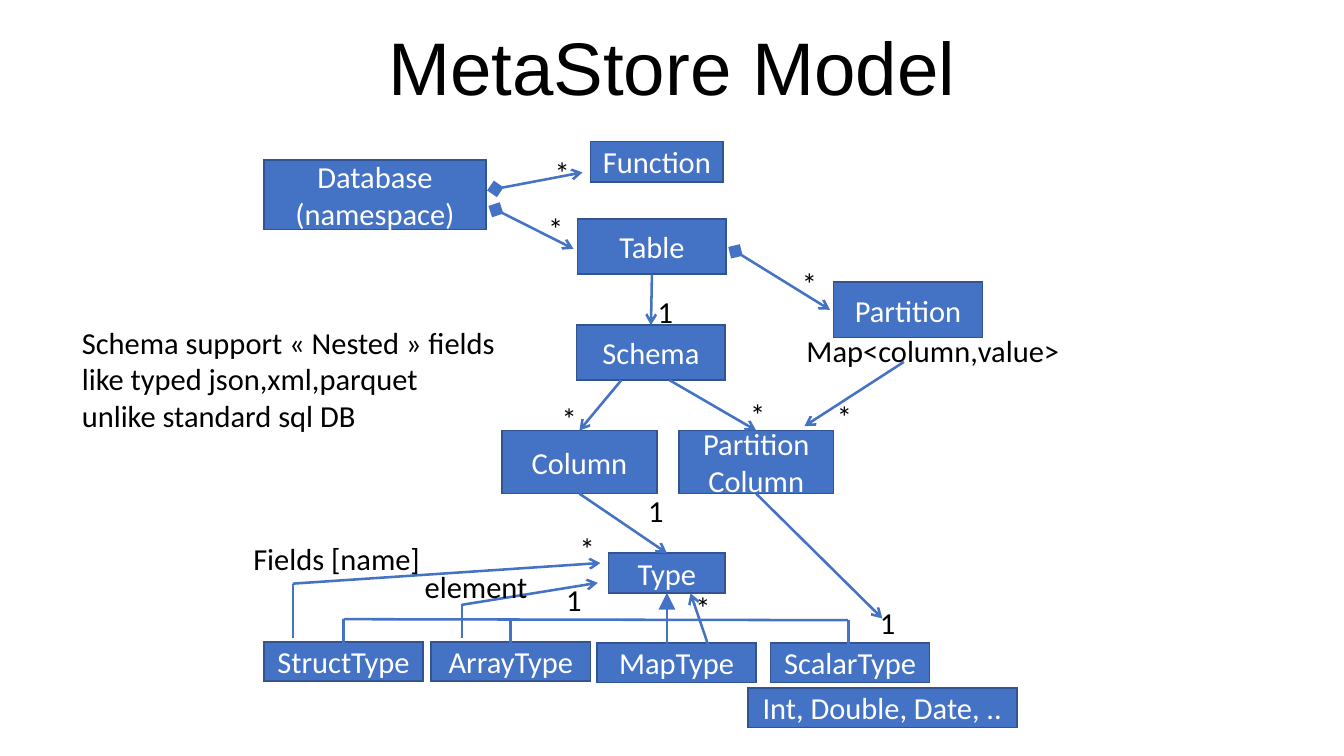
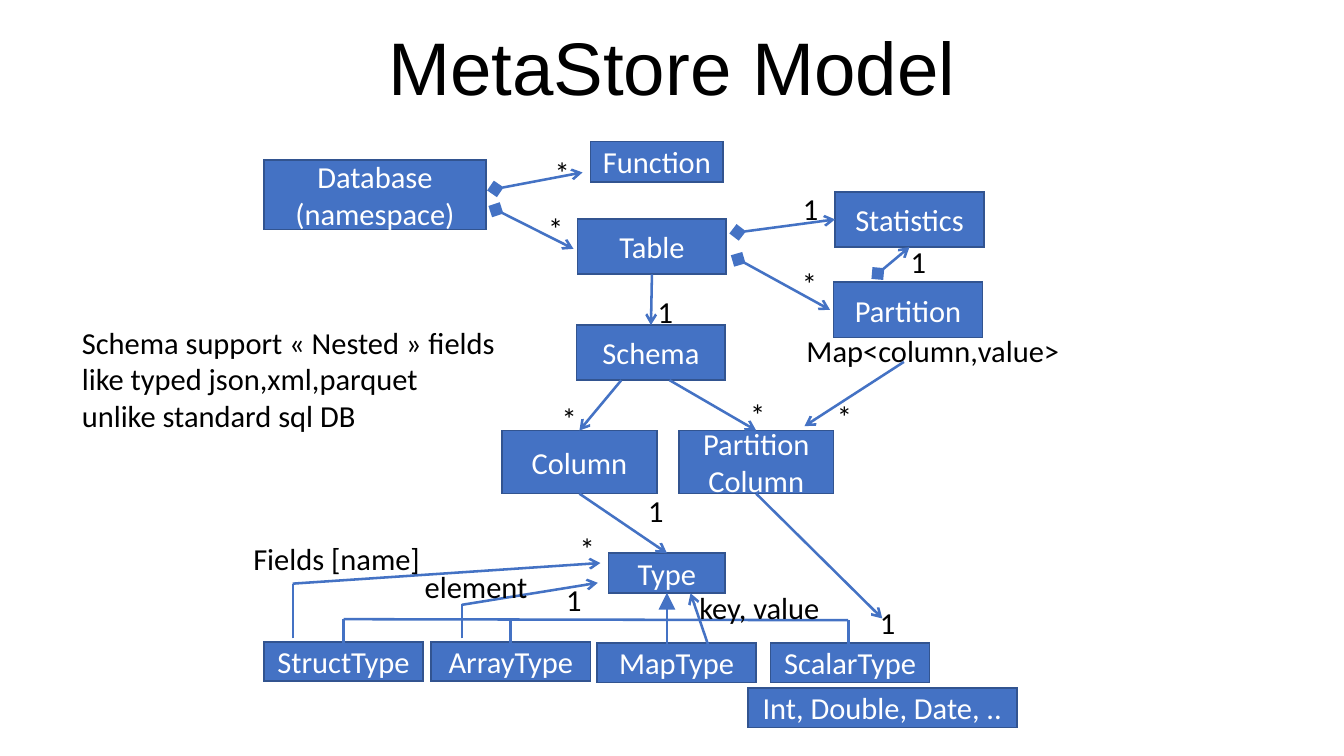
Before and after one commit to Arnaud-Nauwynck/presentations, a slide deck: slide 9 of pres-bigdata/BigData-4-hadoop-parquet-spark.pptx (slide 7 before the commit). Drawn at 1344x756 pixels with LibreOffice and Linux fonts; fonts in the diff are those of the drawing. Boxes give left, top, right and bottom in pixels: in the first picture for what was removed or moved away, otherwise in the second. Text is boxed around its words. In the diff, an @@ line names an element or a change of style, - is before the commit and + after.

```diff
--- a/pres-bigdata/BigData-4-hadoop-parquet-spark.pptx
+++ b/pres-bigdata/BigData-4-hadoop-parquet-spark.pptx
@@ text added at <box>803,200,818,225</box>, 18 pt, text #000000 @@
+1
@@ rectangle added at <box>835,191,984,246</box>, fill #4472C4, outline #325491 1 pt, 18 pt, text #FFFFFF @@
+Statistics
@@ double arrow added from (738, 233) to (835, 220), #4472C4 1.5 pt @@
@@ double arrow moved from (735, 251) - (831, 310) to (739, 260) - (831, 310) @@
@@ double arrow added from (878, 273) to (910, 248), #4472C4 1.5 pt @@
@@ text added at <box>911,253,926,273</box>, 18 pt, text #000000 @@
+1
@@ text at <box>699,593,819,626</box>: text changed @@
-*
+key, value
```
Also in this commit, not shown: 4 other slides changed, 9 slides added, 1 slide removed.
